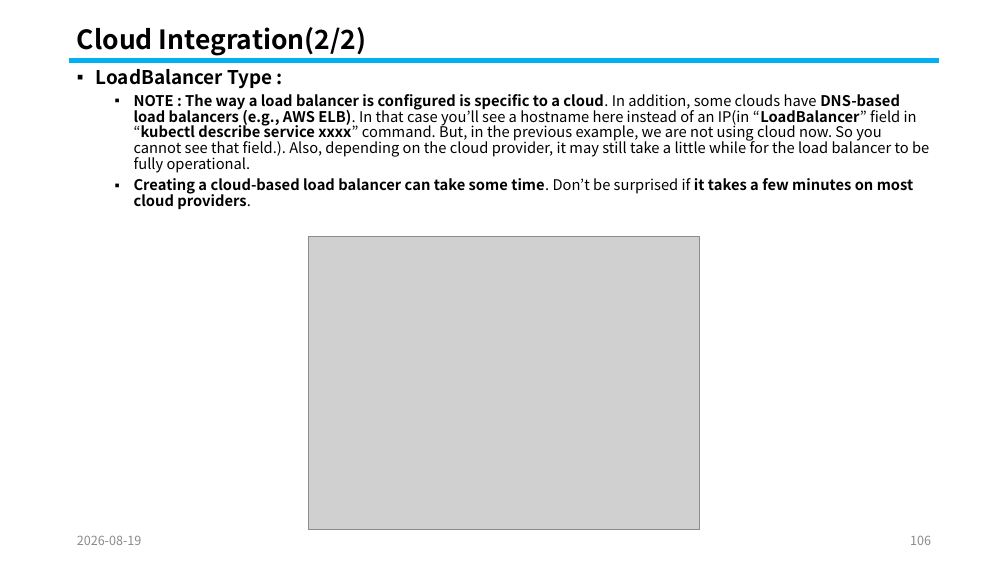
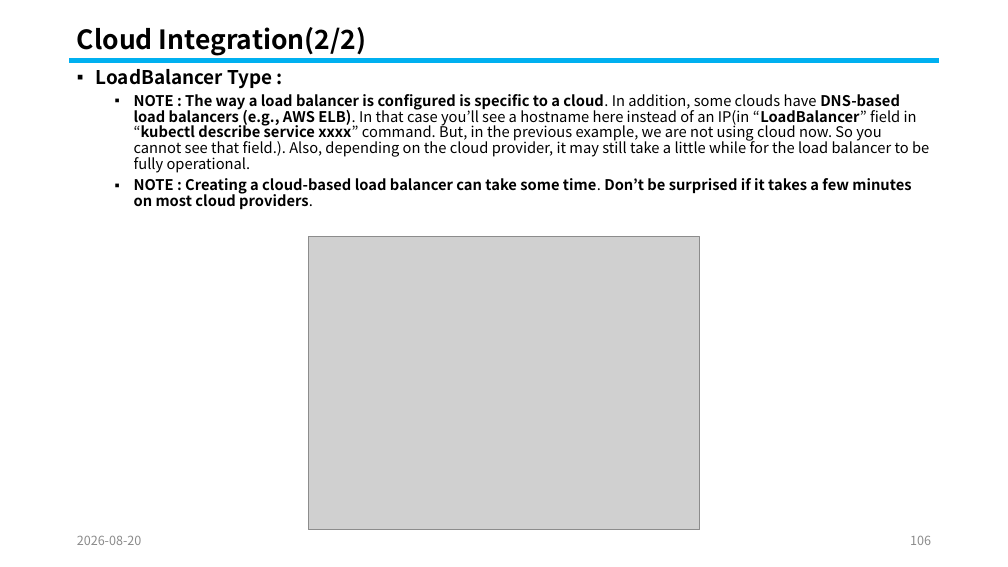
Before and after one commit to knix008/TestSimulator, a slide deck: slide 106 of Kubernetes/Kubernetes Part 02-2026.08.25.pptx. Drawn at 1008x567 pixels with LibreOffice and Linux fonts; fonts in the diff are those of the drawing; grey boxes stand for pictures. Boxes give left, top, right and bottom in pixels: in the first picture for what was removed or moved away, otherwise in the second. Text is boxed around its words. In the diff, an @@ line names an element or a change of style, - is before the commit and + after.

```diff
--- a/Kubernetes/Kubernetes Part 02-2026.08.25.pptx
+++ b/Kubernetes/Kubernetes Part 02-2026.08.25.pptx
@@ text at [134, 178, 911, 209]: text changed @@
-  ▪ Creating a cloud-based load balancer can take some time. Don’t be surprised if it takes a few minutes on most cloud providers.
+  ▪ NOTE : Creating a cloud-based load balancer can take some time. Don’t be surprised if it takes a few minutes on most cloud providers.
@@ text at [77, 536, 142, 545]: text changed @@
-2026-08-19
+2026-08-20
```
Also in this commit, not shown: 115 other slides changed, 1 other file.
